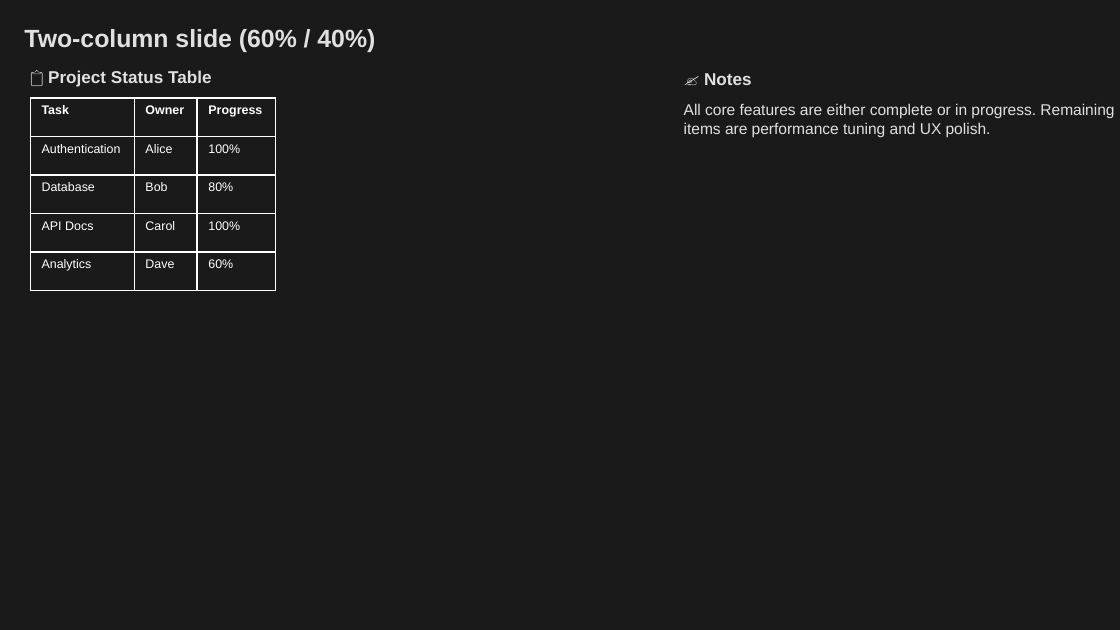
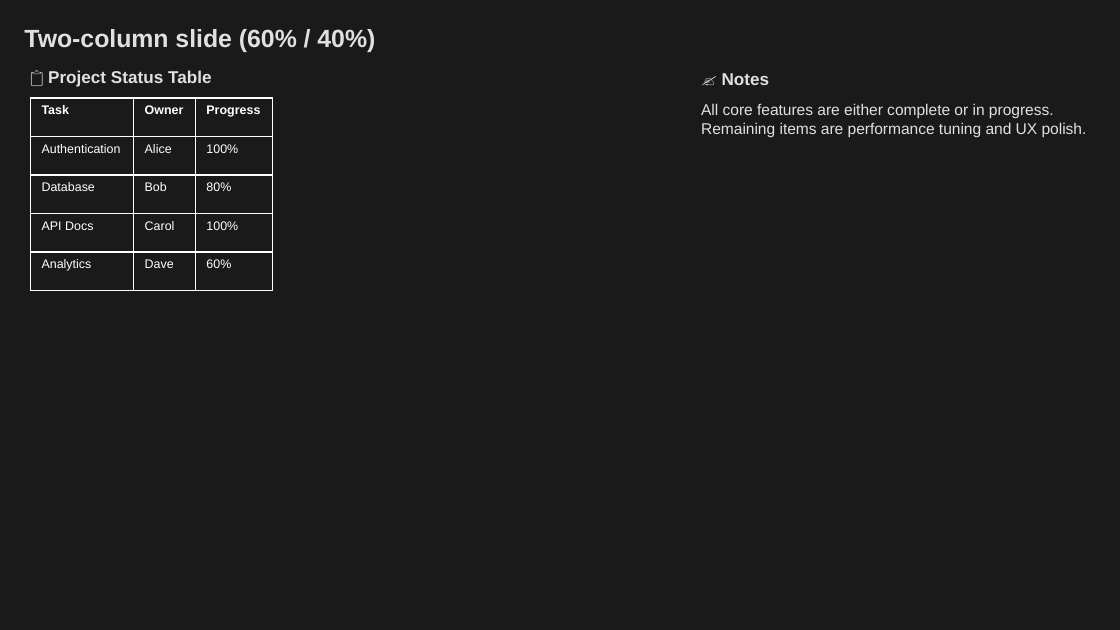
Before and after one commit to louisazhou/slidegenerator, a slide deck: slide 23 of output/comprehensive_demo_dark.pptx. Drawn at 1120x630 pixels with LibreOffice and Linux fonts; fonts in the diff are those of the drawing. Boxes give left, top, right and bottom in pixels: in the first picture for what was removed or moved away, otherwise in the second. Text is boxed around its words. In the diff, an @@ line names an element or a change of style, - is before the commit and + after.

```diff
--- a/output/comprehensive_demo_dark.pptx
+++ b/output/comprehensive_demo_dark.pptx
@@ text "✍️ Notes": place and size @@
-text "✍️ Notes" at [704, 73, 752, 85]
+text "✍️ Notes" at [722, 73, 770, 85]
@@ table: place and size @@
-table at [30, 99, 276, 291]
+table at [30, 99, 272, 291]
@@ text "All core features are either ..." rewrapped from [684, 103, 1114, 137] to [701, 103, 1087, 137] @@
```
Also in this commit, not shown: 13 other slides changed, 39 other files.
